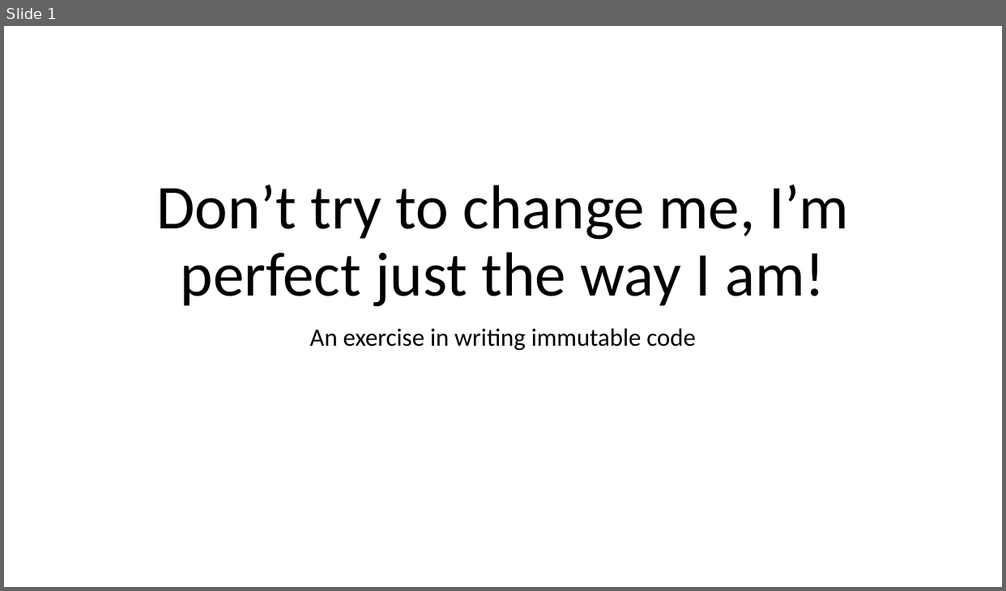
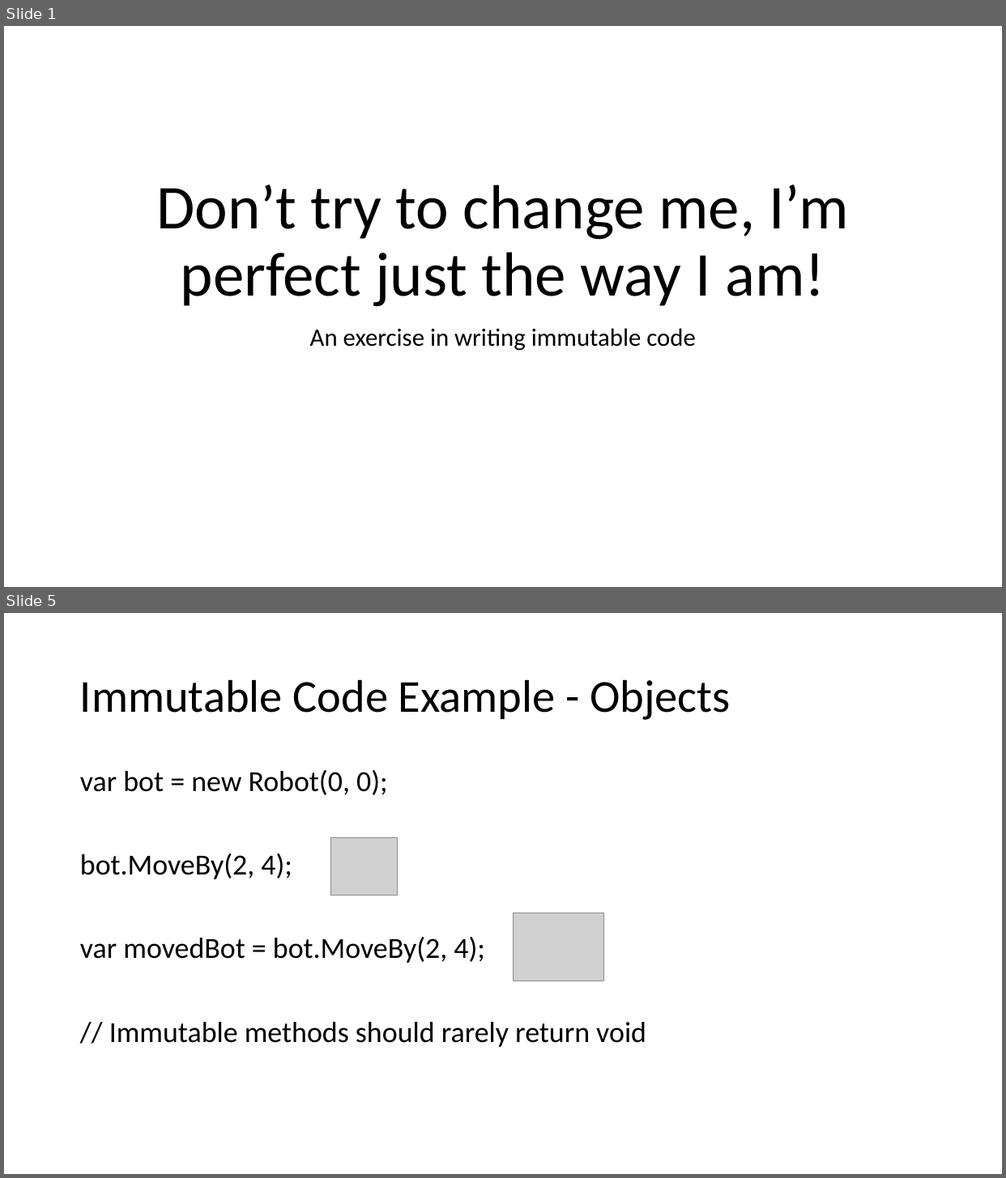
Before and after one commit to relentless/ImmutabilityDojo, a slide deck: Immutability Dojo.pptx. Shown one above the other, each under a label of ours: slide 1 before the commit, slides 1 and 5 after it; the slides between them are not shown. The pictures are 1006x591 and 1006x1178 pixels, drawn with LibreOffice and Linux fonts; fonts in the diff are those of the drawing; grey boxes stand for pictures. Boxes give left, top, right and bottom in pixels: in the first picture for what was removed or moved away, otherwise in the second. Text is boxed around its words. In the diff, an @@ line names an element or a change of style, - is before the commit and + after.

```diff
--- a/Immutability Dojo.pptx
+++ b/Immutability Dojo.pptx
@@ slide 5 added at (4, 613, 1002, 1174), background #FFFFFF @@
@@ title added at (80, 679, 730, 720), 44 pt, text #000000 @@
+Immutable Code Example - Objects
@@ text added at (80, 770, 646, 1047), 28 pt, text #000000 @@
+var bot = new Robot(0, 0);
+bot.MoveBy(2, 4);
+var movedBot = bot.MoveBy(2, 4);
+// Immutable methods should rarely return void
@@ picture added at (330, 837, 397, 895) @@
@@ picture added at (513, 914, 603, 982) @@
```
Also in this commit, not shown: 3 slides changed, 3 other slides added, 2 slides removed, 1 other file.
